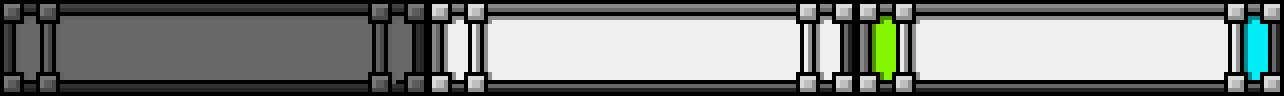
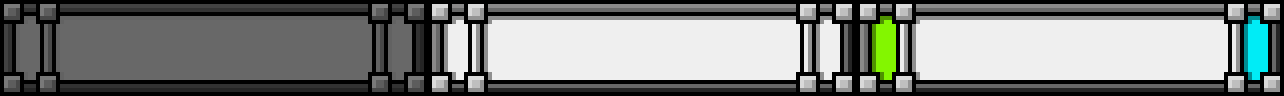
Comparing the layer stacks of the two 1284 x 96 images. Changes:
painted on "Layer 4" over [392, 80, 396, 84]
painted on "Layer 1" over [392, 80, 396, 84]
